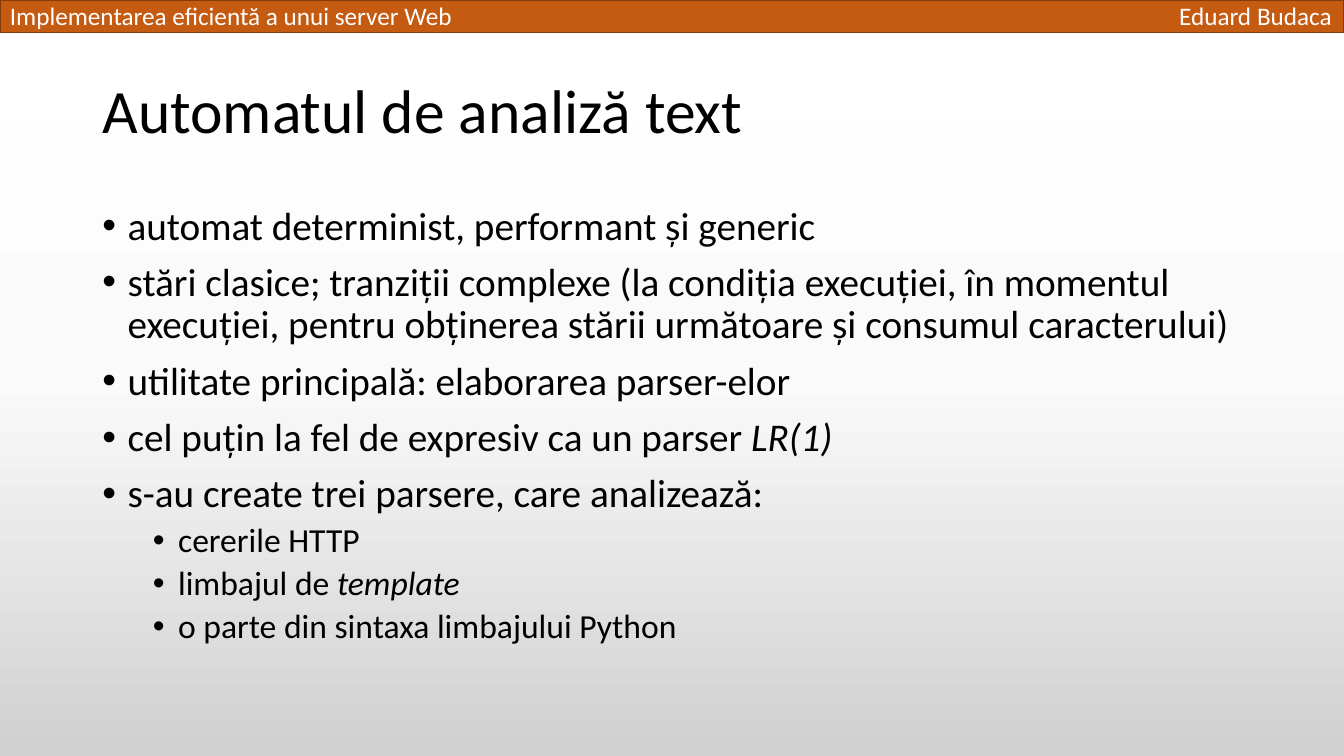
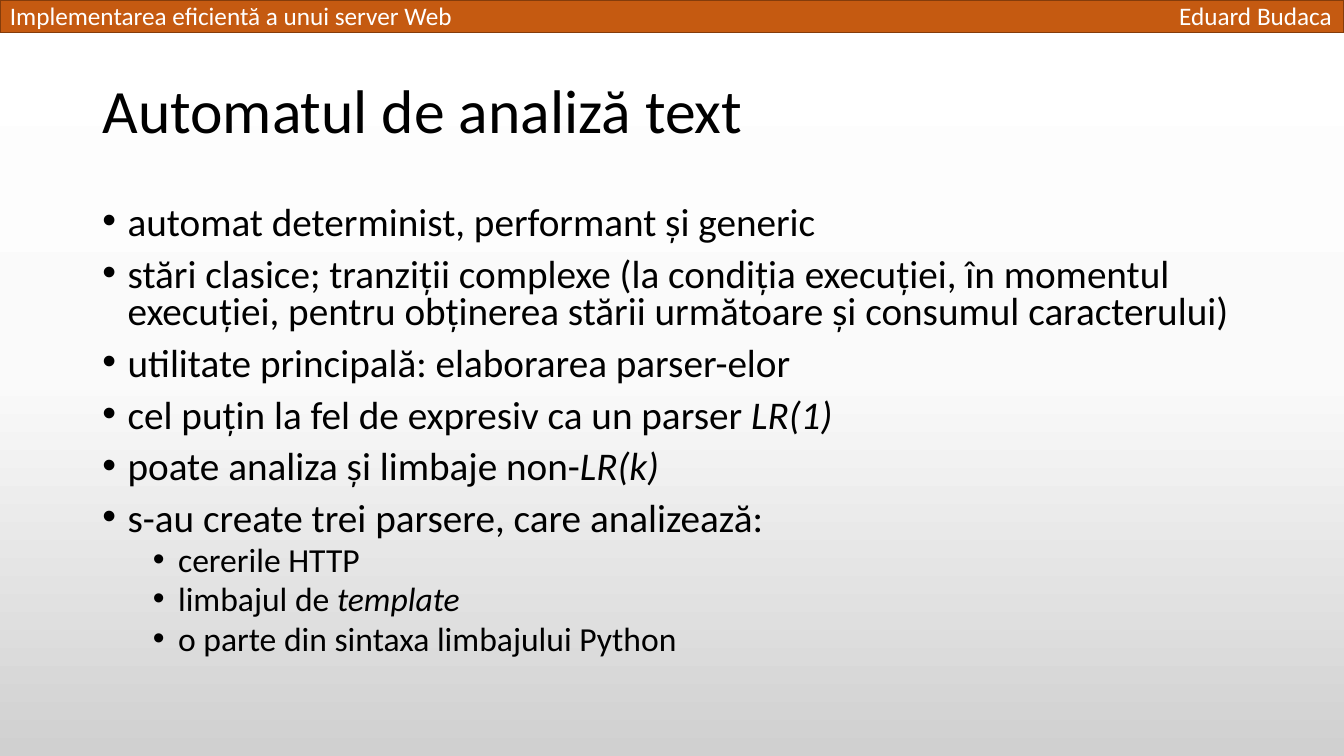
Before and after one commit to TED-996/bachelor-thesis-pack, a slide deck: slide 10 of Licenta2018BudacaEduard/Implementarea eficientă a unui server Web.pptx. Drawn at 1344x756 pixels with LibreOffice and Linux fonts; fonts in the diff are those of the drawing. Boxes give left, top, right and bottom in pixels: in the first picture for what was removed or moved away, otherwise in the second. Text is boxed around its words. In the diff, an @@ line names an element or a change of style, - is before the commit and + after.

```diff
--- a/Licenta2018BudacaEduard/Implementarea eficientă a unui server Web.pptx
+++ b/Licenta2018BudacaEduard/Implementarea eficientă a unui server Web.pptx
@@ text at [128, 208, 1228, 657]: line spacing 0.9 to 0.8 @@
@@ text at [128, 451, 659, 488]: paragraph added @@
+• poate analiza și limbaje non-LR(k)
```
Also in this commit, not shown: 3 other slides changed.
